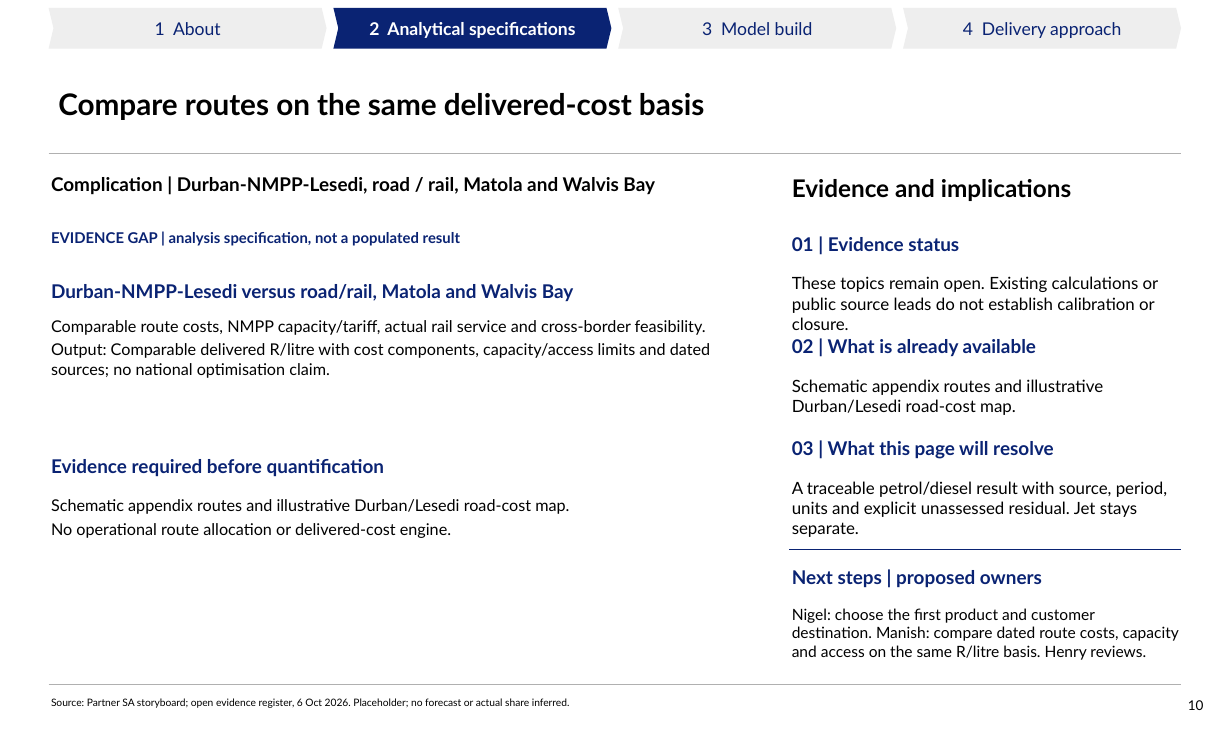
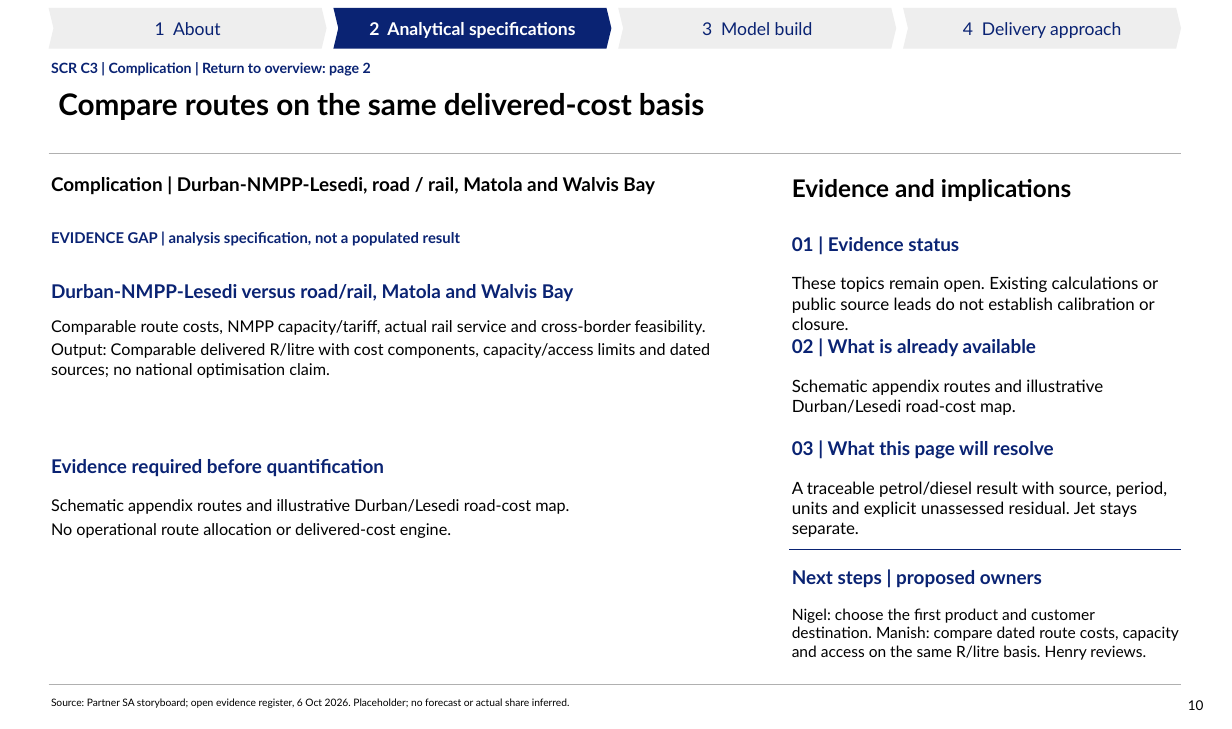
Before and after one commit to Africa-International-Advisors/liquid_fuels_model, a slide deck: slide 10 of pptx/output/delivered/Vopak_Week1_Analytical_Pack_2026_10_06.pptx. Drawn at 1232x729 pixels with LibreOffice and Linux fonts; fonts in the diff are those of the drawing; background and template pictures are left out. Boxes give left, top, right and bottom in pixels: in the first picture for what was removed or moved away, otherwise in the second. Text is boxed around its words. In the diff, an @@ line names an element or a change of style, - is before the commit and + after.

```diff
--- a/pptx/output/delivered/Vopak_Week1_Analytical_Pack_2026_10_06.pptx
+++ b/pptx/output/delivered/Vopak_Week1_Analytical_Pack_2026_10_06.pptx
@@ text added at (51, 62, 371, 76), 10.5 pt, text #0A2373, bold @@
+SCR C3 | Complication | Return to overview: page 2
```
Also in this commit, not shown: 13 other slides changed, 6 other files.
